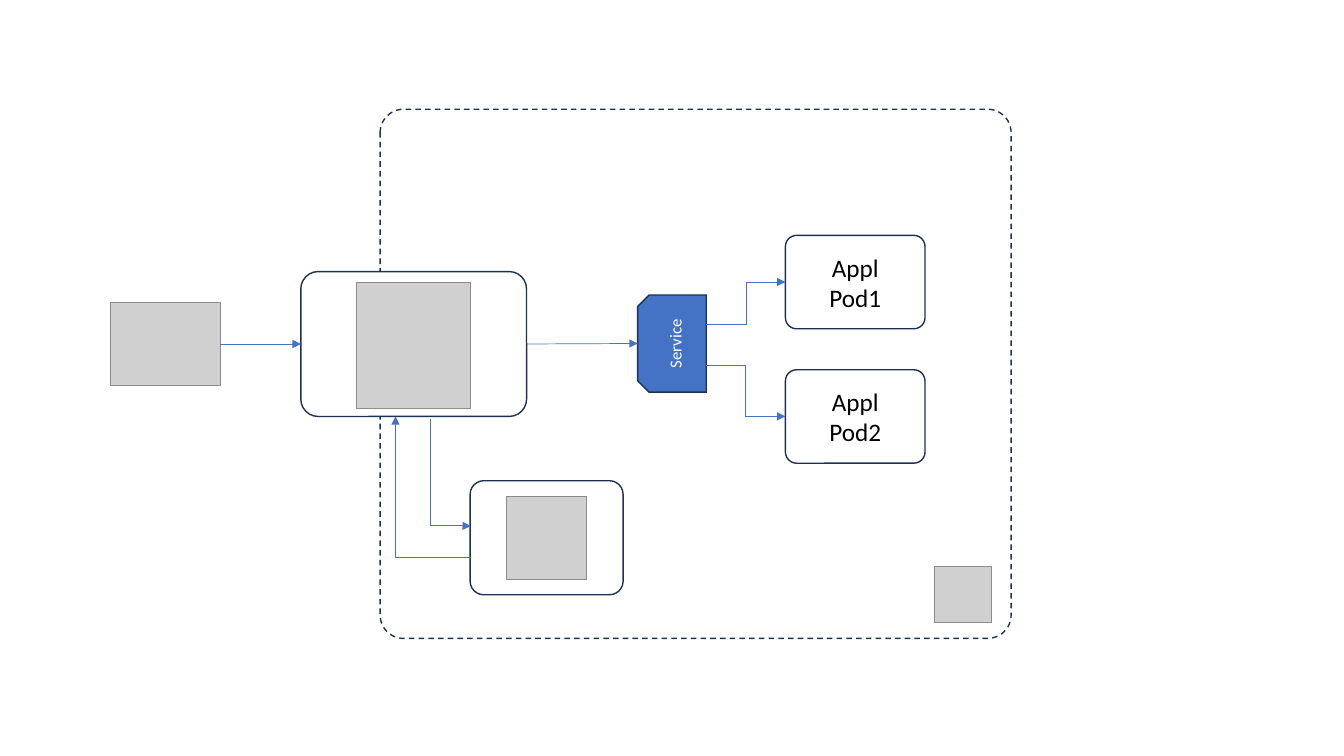
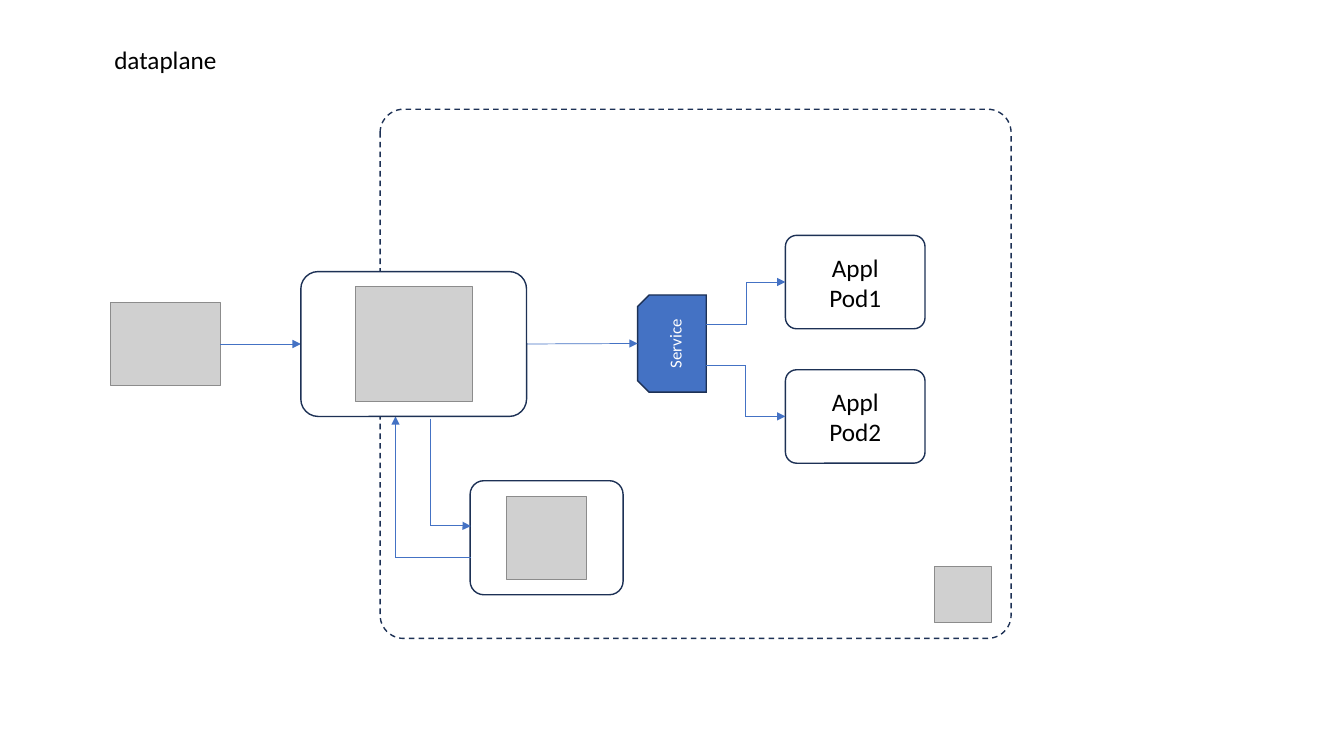
Before and after one commit to jfvilasPersonal/oberkorn, a slide deck: slide 4 of docs/diagrams.pptx. Drawn at 1344x756 pixels with LibreOffice and Linux fonts; fonts in the diff are those of the drawing; grey boxes stand for pictures. Boxes give left, top, right and bottom in pixels: in the first picture for what was removed or moved away, otherwise in the second. Text is boxed around its words. In the diff, an @@ line names an element or a change of style, - is before the commit and + after.

```diff
--- a/docs/diagrams.pptx
+++ b/docs/diagrams.pptx
@@ text added at (x1=114, y1=51, x2=216, y2=73), 18 pt, text #000000 @@
+dataplane
@@ picture resized from (x1=357, y1=282, x2=471, y2=408) to (x1=355, y1=286, x2=472, y2=402) @@
```
Also in this commit, not shown: 4 other slides changed, 1 slide added, 5 other files.
